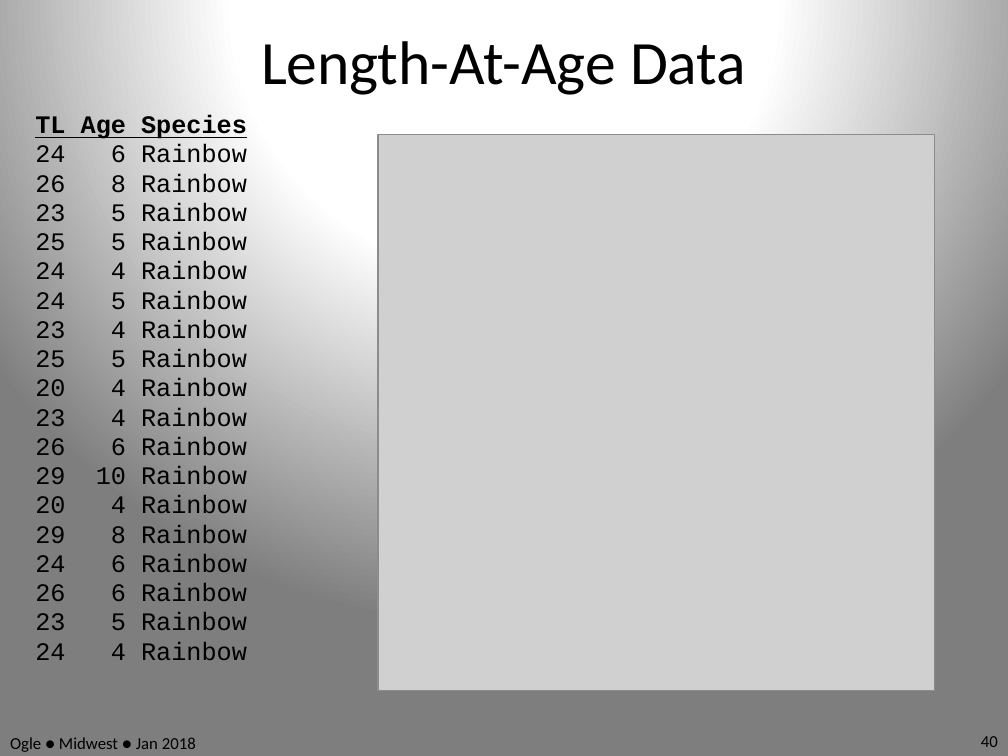
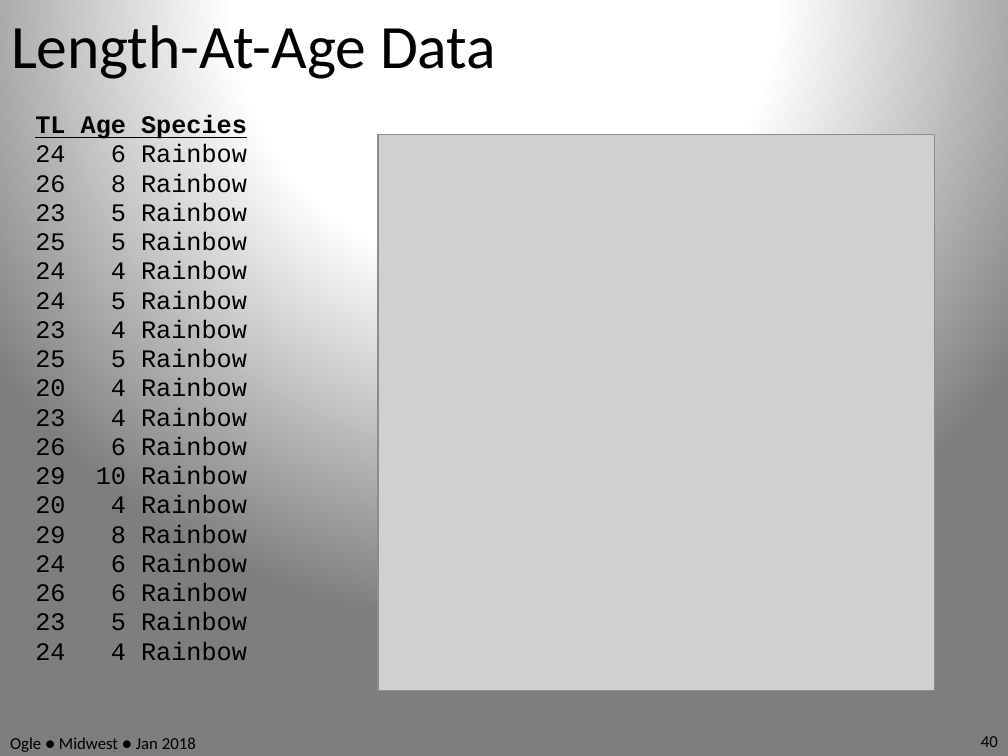
Before and after one commit to anhnguyendepocen/RcourseMidwest2018, a slide deck: slide 40 of Slides.pptx. Drawn at 1008x756 pixels with LibreOffice and Linux fonts; fonts in the diff are those of the drawing; grey boxes stand for pictures. Boxes give left, top, right and bottom in pixels: in the first picture for what was removed or moved away, otherwise in the second. Text is boxed around its words. In the diff, an @@ line names an element or a change of style, - is before the commit and + after.

```diff
--- a/Slides.pptx
+++ b/Slides.pptx
@@ title "Length-At-Age Data": place and size @@
-title "Length-At-Age Data" at <box>261,41,746,95</box>
+title "Length-At-Age Data" at <box>11,17,496,83</box>
@@ title "Length-At-Age Data" at <box>11,17,496,83</box>: alignment centre to left @@
```
Also in this commit, not shown: 58 other slides changed, 1 slide added, 1 slide removed.
